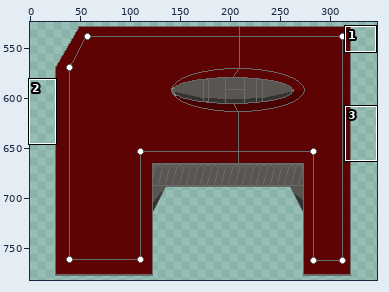
Edited in one commit: pixel-art file (Assets/room/side_up.aseprite). Above: a wide view before the commit, with the close-up outlined.
Close-up. As it was:
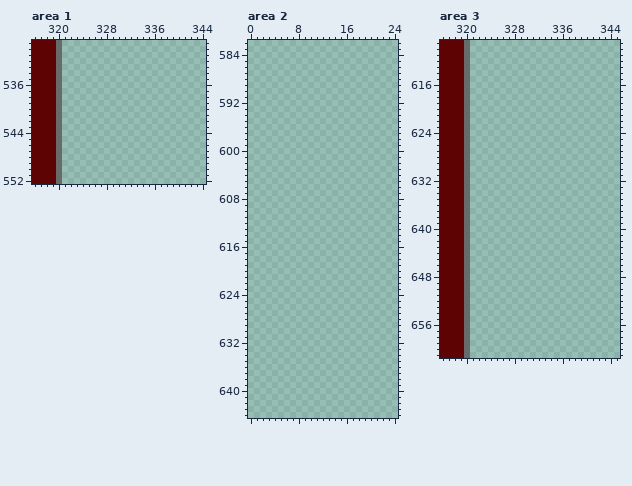
1000x1000 pixels, 1 frame. Shown: area 1: x 316..344, y 529..552; area 2: x 0..24, y 582..644; area 3: x 316..345, y 609..661. The wide view leaves out empty margins. The commit also changed other parts of the picture, which this record leaves out.
The same view after the edit:
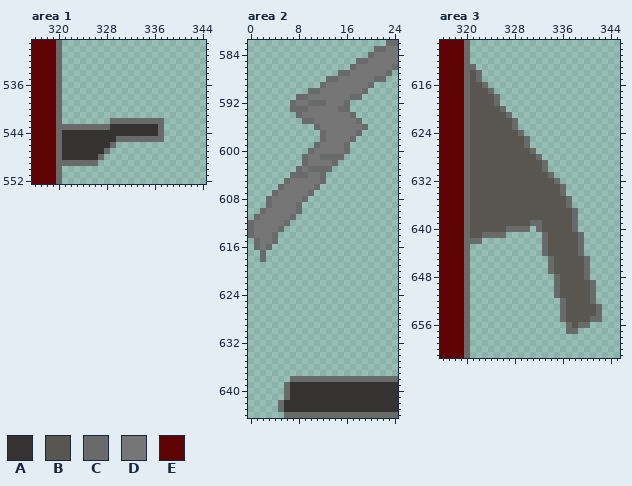
Palette (. is transparent): A #343331  B #595652  C #696a6a  D #767676  E #5d0303
From old to new:
Area 1:
y 542: x 329..337 ......... -> CCCCCCCCC
y 543: x 321..337 ................. -> CCCCCCCCAAAAAAAAC
y 544: x 321..337 ................. -> AAAAAAAAAAAAAAAAC
y 545: x 321..337 ................. -> AAAAAAAAACCCCCCCC
y 546: x 321..329 ......... -> AAAAAAAAC
y 547: x 321..328 ........ -> AAAAAAAC
y 548: x 321..327 ....... -> AAAAAAC
y 549: x 321..326 ...... -> CCCCCC
Area 2:
y 582: x 23..24 .. -> CC
y 583: x 21..24 .... -> CCDD
y 584: x 20..24 ..... -> CDDDD
y 585: x 18..24 ....... -> CCDDDDD
y 586: x 17..24 ........ -> CDDDDDDC
y 587: x 15..23 ......... -> CCDDDDDDC
y 588: x 13..22 .......... -> CCDDDDDDCC
y 589: x 12..20 ......... -> CDDDDDDDC
y 590: x 10..19 .......... -> CCDDDDDDDC
y 591: x 8..18 ........... -> CCDDDDDDDCC
y 592: x 7..16 .......... -> CDDCCCDDDC
y 593: x 7..16 .......... -> CCCDDDDDCC
y 594: x 8..17 .......... -> CDDDDDDDDC
y 595: x 9..18 .......... -> CCDDDDDDDC
y 596: x 11..19 ......... -> CDDDDDDDC
y 597: x 12..18 ....... -> CDDDDDC
y 598: x 12..17 ...... -> CDDDDC
y 599: x 11..16 ...... -> CDDDDC
y 600: x 10..16 ....... -> CDDDDDC
y 601: x 9..15 ....... -> CDDCCCC
y 602: x 9..14 ...... -> CDDDDC
y 603: x 8..13 ...... -> CDCCCC
y 604: x 7..12 ...... -> CCCDDC
y 605: x 6..12 ....... -> CDDDDDC
y 606: x 5..11 ....... -> CDDDDDC
y 607: x 4..10 ....... -> CDDDDDC
y 608: x 3..9 ....... -> CDDDDDC
y 609: x 3..8 ...... -> CDDDDC
y 610: x 2..8 ....... -> CDDDDDC
y 611: x 1..7 ....... -> CDDDDDC
y 612: x 0..6 ....... -> CDDDDDC
y 613: x 0..5 ...... -> CDDDDC
y 614: x 0..4 ..... -> CDDDC
y 615: x 1..4 .... -> CDDC
y 616: x 1..3 ... -> CDC
y 617..618: x 2 . -> C
y 638: x 7..24 .................. -> CCCCCCCCCCCCCCCCCC
y 639..641: x 6..24 ................... -> CAAAAAAAAAAAAAAAAAA
y 642..643: x 5..24 .................... -> CAAAAAAAAAAAAAAAAAAA
y 644: x 6..24 ................... -> CCCCCCCCCCCCCCCCCCC
Area 3:
y 613: x 321 . -> C
y 614..615: x 321..322 .. -> BC
y 616: x 321..323 ... -> BBC
y 617: x 321..324 .... -> BBBC
y 618..619: x 321..325 ..... -> BBBBC
y 620: x 321..326 ...... -> BBBBBC
y 621: x 321..327 ....... -> BBBBBBC
y 622..623: x 321..328 ........ -> BBBBBBBC
y 624: x 321..329 ......... -> BBBBBBBBC
y 625..626: x 321..330 .......... -> BBBBBBBBBC
y 627: x 321..331 ........... -> BBBBBBBBBBC
y 628: x 321..332 ............ -> BBBBBBBBBBBC
y 629..630: x 321..333 ............. -> BBBBBBBBBBBBC
y 631: x 321..334 .............. -> BBBBBBBBBBBBBC
y 632: x 321..335 ............... -> BBBBBBBBBBBBBBC
y 633..634: x 321..336 ................ -> BBBBBBBBBBBBBBBC
y 635..636: x 321..337 ................. -> BBBBBBBBBBBBBBBBC
y 637..638: x 321..338 .................. -> BBBBBBBBBBBBBBBBBC
y 639: x 321..338 .................. -> BBBBBBBBBBCCBBBBBC
y 640: x 321..330 .......... -> BBBBBBCCCC; x 332..338 ....... -> CBBBBBC
y 641: x 321..326 ...... -> BBCCCC; x 333..339 ....... -> CBBBBBC
y 642: x 321..322 .. -> CC; x 333..339 ....... -> CBBBBBC
y 643..644: x 333..339 ....... -> CBBBBBC
y 645..647: x 334..340 ....... -> CBBBBBC
y 648: x 335..340 ...... -> CBBBBC
y 649..651: x 335..341 ....... -> CBBBBBC
y 652: x 336..341 ...... -> CBBBBC
y 653..654: x 336..342 ....... -> CBBBBBC
y 655: x 336..342 ....... -> CBBBBCC
y 656: x 337..340 .... -> CBCC
y 657: x 337..338 .. -> CC
Where, in picture pixels (left, top, right, bottom), the same in both close-ups:
added: (62, 118, 164, 166)
added: (248, 40, 398, 262)
added: (278, 376, 398, 418)
added: (470, 64, 602, 334)
